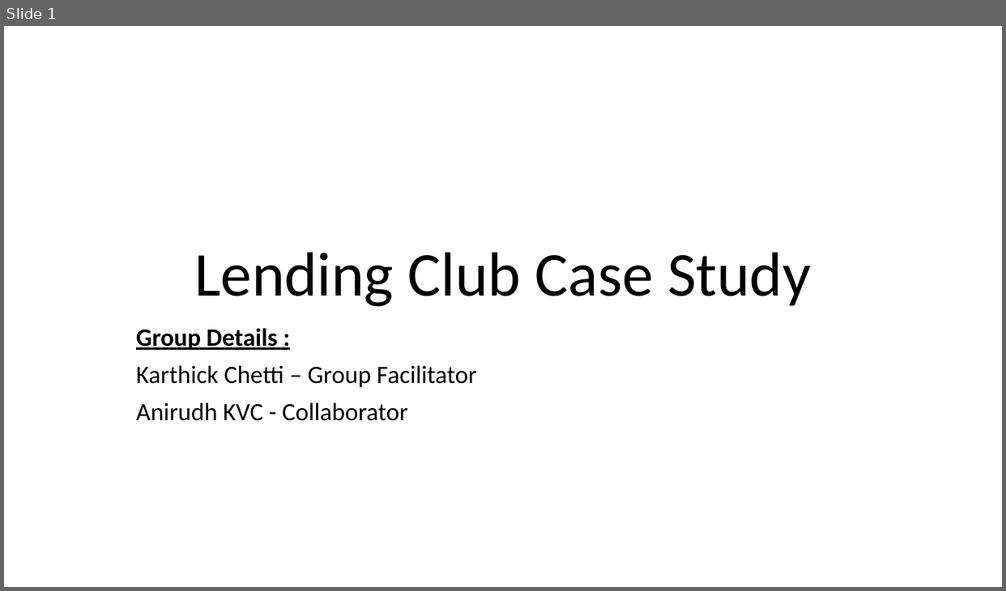
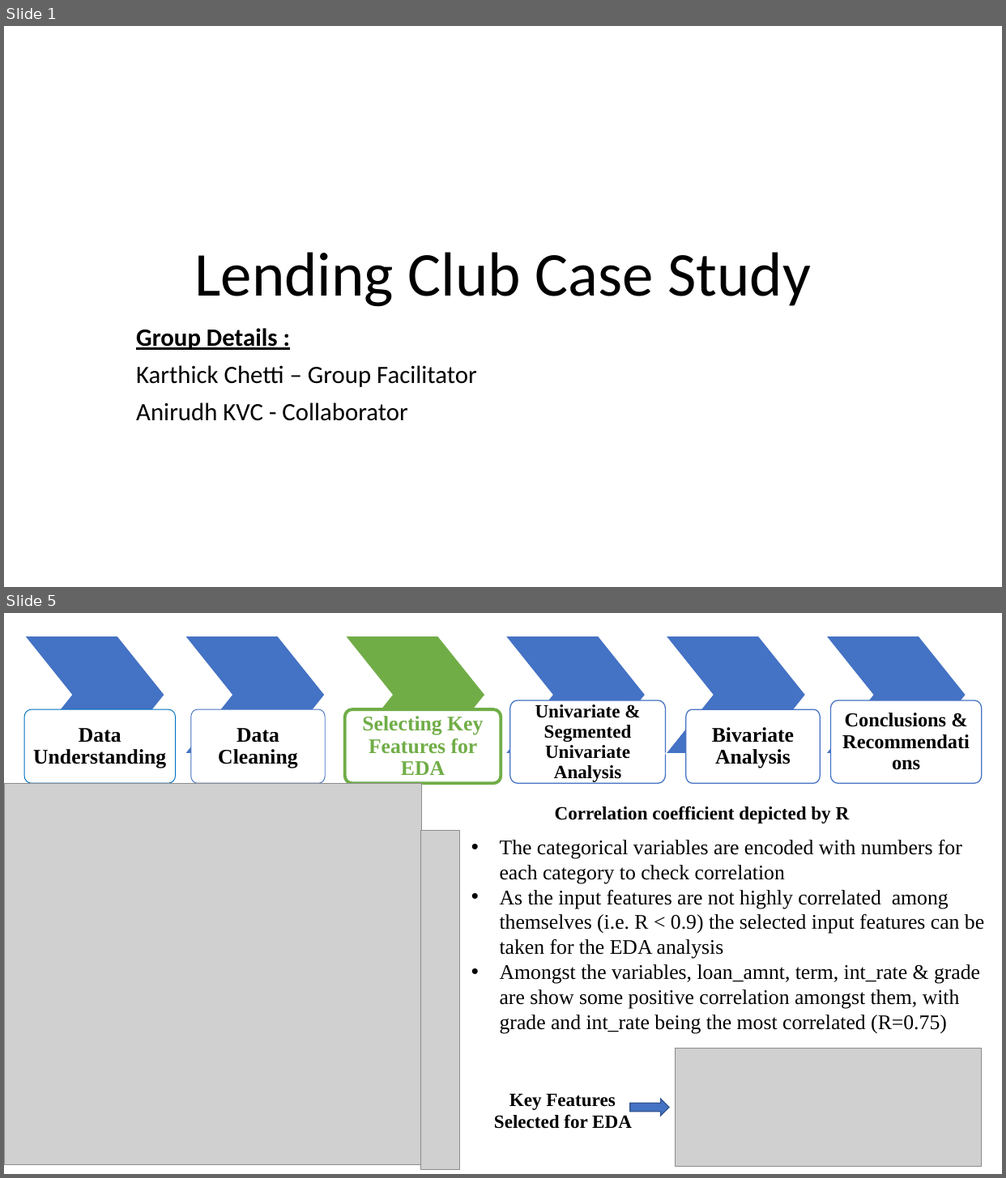
Before and after one commit to karthickchetti/LendingClubCaseStudy, a slide deck: LC_EDA.pptx. Shown one above the other, each under a label of ours: slide 1 before the commit, slides 1 and 5 after it; the slides between them are not shown. The pictures are 1006x591 and 1006x1178 pixels, drawn with LibreOffice and Linux fonts; fonts in the diff are those of the drawing; grey boxes stand for pictures. Boxes give left, top, right and bottom in pixels: in the first picture for what was removed or moved away, otherwise in the second. Text is boxed around its words. In the diff, an @@ line names an element or a change of style, - is before the commit and + after.

Commit message:
Updated ppt and modified correlation

```diff
--- a/LC_EDA.pptx
+++ b/LC_EDA.pptx
@@ slide 5 added at box(4, 613, 1002, 1174), background #FFFFFF @@
@@ group added at box(24, 636, 982, 784): 6 chevrons, 6 freeform shapes @@
+Data Understanding
+Data Cleaning
+Selecting Key Features for EDA
+Univariate & Segmented Univariate Analysis
+Bivariate Analysis
+Conclusions & Recommendations
@@ picture added at box(4, 784, 421, 1165) @@
@@ text added at box(555, 806, 850, 824), 18 pt, text #000000, bold @@
+Correlation coefficient depicted by R
@@ picture added at box(421, 830, 460, 1170) @@
@@ text added at box(500, 840, 984, 1033), 20 pt, text #000000 @@
+• The categorical variables are encoded with numbers for each category to check correlation
+• As the input features are not highly correlated among themselves (i.e. R < 0.9) the selected input features can be taken for the EDA analysis
+• Amongst the variables, loan_amnt, term, int_rate & grade are show some positive correlation amongst them, with grade and int_rate being the most correlated (R=0.75)
@@ picture added at box(675, 1048, 982, 1167) @@
@@ text added at box(494, 1094, 632, 1129), 18 pt, text #000000, bold @@
+Key Features Selected for EDA
@@ right arrow added at box(630, 1099, 669, 1116), fill #4472C4, outline #325491 1 pt @@
```
Also in this commit, not shown: 3 slides changed, 2 other slides added, 1 slide removed, 1 other file.
